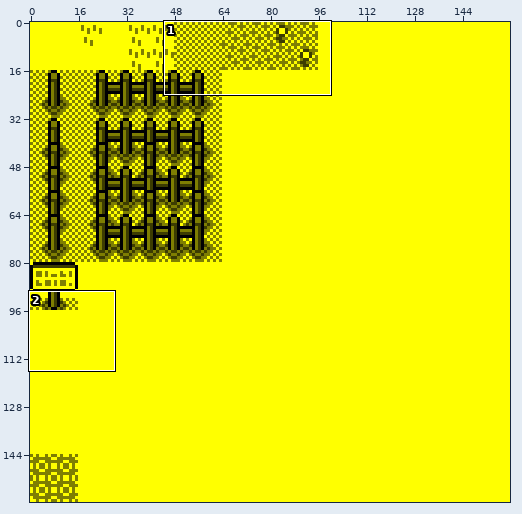
Two versions of one sprite sheet, assets/texture/topdown_tileset.png. The first picture is a wide view before the edit; the outline marks the close-up.
Close-up. As it was:
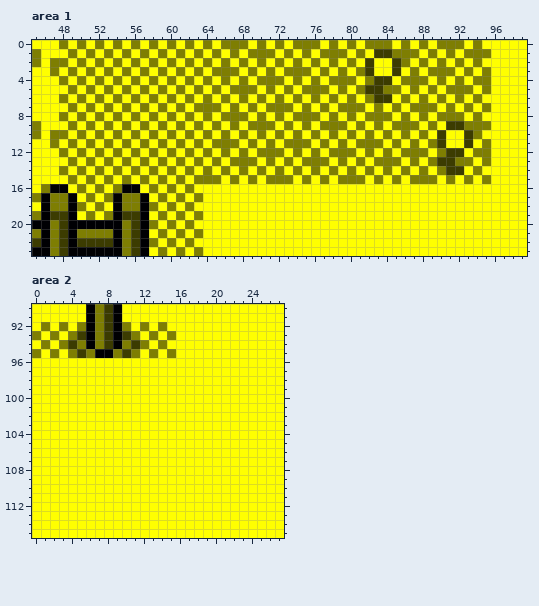
The file is 160x160 pixels. Shown: area 1: x 45..99, y 0..23; area 2: x 0..27, y 90..115.
Once edited:
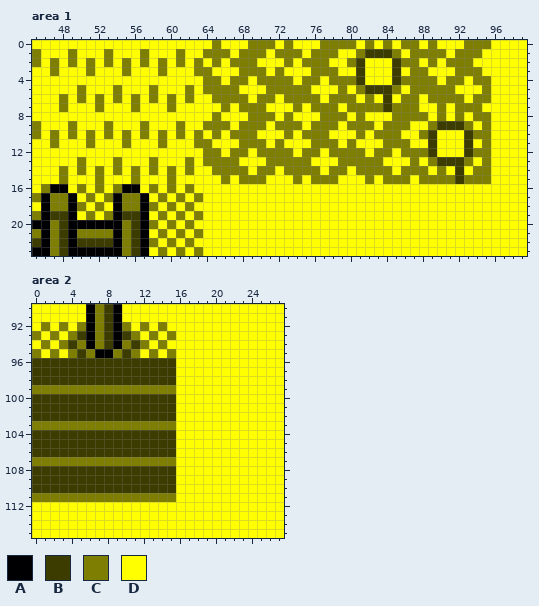
Palette (. is transparent): A #000003  B #3c3c01  C #7e7e02  D #ffff00
Change:
--- area 1
@@ x 45..99 @@
- 0 DDDCDCDCDCDCDCDCDCDCDCCCDCDCDCCCDCDCDCCCDCDCDCCCDCDDDDD
- 1 CDDDCDCDCDCDCDCDCDCDCDCDCCCDCDCDCCCDCDBBCCCDCDCDCCCDDDD
- 2 CDCCDCDCDCDCDCDCDCDCDCDCDCDCDCDCDCDCDBDDBCDCDCDCDCDDDDD
- 3 DDCDCDCDCDCDCDCDCDCDCCCDCDCDCCCDCDCDCBDDBDCDCCCDCDCDDDD
- 4 DDDCDCDCDCDCDCDCDCDCDCDCDCCCDCDCDCCCDCBBDCCCDCDCDCCDDDD
- 5 DDDDCDCDCDCDCDCDCDCDCDCCCDCDCDCCCDCDCBBCCDCDCDCCCDCDDDD
- 6 DDDCDCDCDCDCDCDCDCDCDCDCDCDCDCDCDCDCDCBBDCDCDCDCDCDDDDD
- 7 DDDDCDCDCDCDCDCDCDCCCDCDCDCCCDCDCDCCCDCDCDCCCDCDCDCDDDD
- 8 DDDCDCDCDCDCDCDCDCDCDCCCDCDCDCCCDCDCDCCCDCDCDCCCDCDDDDD
- 9 CDDDCDCDCDCDCDCDCDCDCDCDCCCDCDCDCCCDCDCDCCCDCDBBCCCDDDD
-10 CDCCDCDCDCDCDCDCDCDCDCDCDCDCDCDCDCDCDCDCDCDCDBDDBCDDDDD
-11 DDCDCDCDCDCDCDCDCDCDCCCDCDCDCCCDCDCDCCCDCDCDCBDDBDCDDDD
-12 DDDCDCDCDCDCDCDCDCDCDCDCDCCCDCDCDCCCDCDCDCCCDCBBDCCDDDD
-13 DDDDCDCDCDCDCDCDCDCDCDCCCDCDCDCCCDCDCDCCCDCDCBBCCDCDDDD
-14 DDDCDCDCDCDCDCDCDCDCDCDCDCDCDCDCDCDCDCDCDCDCDCBBDCDDDDD
-15 DDDDCDCDCDCDCDCDCDCCCDCDCDCCCDCDCDCCCDCDCDCCCDCDCDCDDDD
+ 0 DDDDDDDDDDDDDDDDDDDDCDDDCCCDCDDDCCCCDCDCDCCDCDDDCCCDDDD
+ 1 CDDDCDDDCDDDCDDDCDDCCCDCCCDCCCDCCCDDCBBBCDCCCCDCCCDDDDD
+ 2 CDCDCDCDCDCDCDCDCDCDCDCCCDDDCDCCCDDCBDDDBCCDCDCCCDDDDDD
+ 3 DDCDDDCDDDCDDDCDDDCCDDDCCCDCDDDCCCDDBDDDBDCCDDDCCCDDDDD
+ 4 DDDDDDDDDDDDDDDDDDDCCDCCDCCCCDCCDCCCBDDDBCCCCDCCDCCDDDD
+ 5 DDDDDCDDDCDDDCDDDCDCCCCDDDCCCCCDDDCDCBBBCDCCCCCDDDCDDDD
+ 6 DDDCDCDCDCDCDCDCDCDDCCCCDCCDCCCCDCCCDCDBDCCDCCCCDCCDDDD
+ 7 DDDCDDDCDDDCDDDCDDDDDCDCCCDDDCDCCCDCCCCBCCCDDCDCCCDDDDD
+ 8 DDDDDDDDDDDDDDDDDDDDCDDDCCCDCDDDCCCDCDDDCCCCDCDCDCCDDDD
+ 9 CDDDCDDDCDDDCDDDCDDCCCDCCCDCCCDCCCDCCCDCCCDDCBBBCDCDDDD
+10 CDCDCDCDCDCDCDCDCDCDCDCCCDDDCDCCCDDDCDCCCDDCBDDDBCCDDDD
+11 DDCDDDCDDDCDDDCDDDCCDDDCCCDCDDDCCCDCDDDCCCDDBDDDBDCDDDD
+12 DDDDDDDDDDDDDDDDDDDCCDCCDCCCCDCCDCCCCDCCDCCCBDDDBCCDDDD
+13 DDDDDCDDDCDDDCDDDCDCCCCDDDCCCCCDDDCCCCCDDDCDCBBBCDCDDDD
+14 DDDCDCDCDCDCDCDCDCDDCCCCDCCDCCCCDCCDCCCCDCCCDCDBDCCDDDD
+15 DDDCDDDCDDDCDDDCDDDDDCDCCCDDDCDCCCDDDCDCCCDCCCCBCCCDDDD
 16 DCAADCDCDCAADCDCDCDDDDDDDDDDDDDDDDDDDDDDDDDDDDDDDDDDDDD
--- area 2
@@ x 0..17 @@
  95 CDCDCBCAACBCDCDCDD
- 96 DDDDDDDDDDDDDDDDDD
- 97 DDDDDDDDDDDDDDDDDD
- 98 DDDDDDDDDDDDDDDDDD
- 99 DDDDDDDDDDDDDDDDDD
-100 DDDDDDDDDDDDDDDDDD
-101 DDDDDDDDDDDDDDDDDD
-102 DDDDDDDDDDDDDDDDDD
-103 DDDDDDDDDDDDDDDDDD
-104 DDDDDDDDDDDDDDDDDD
-105 DDDDDDDDDDDDDDDDDD
-106 DDDDDDDDDDDDDDDDDD
-107 DDDDDDDDDDDDDDDDDD
-108 DDDDDDDDDDDDDDDDDD
-109 DDDDDDDDDDDDDDDDDD
-110 DDDDDDDDDDDDDDDDDD
-111 DDDDDDDDDDDDDDDDDD
+ 96 BBBBBBBBBBBBBBBBDD
+ 97 BBBBBBBBBBBBBBBBDD
+ 98 BBBBBBBBBBBBBBBBDD
+ 99 CCCCCCCCCCCCCCCCDD
+100 BBBBBBBBBBBBBBBBDD
+101 BBBBBBBBBBBBBBBBDD
+102 BBBBBBBBBBBBBBBBDD
+103 CCCCCCCCCCCCCCCCDD
+104 BBBBBBBBBBBBBBBBDD
+105 BBBBBBBBBBBBBBBBDD
+106 BBBBBBBBBBBBBBBBDD
+107 CCCCCCCCCCCCCCCCDD
+108 BBBBBBBBBBBBBBBBDD
+109 BBBBBBBBBBBBBBBBDD
+110 BBBBBBBBBBBBBBBBDD
+111 CCCCCCCCCCCCCCCCDD
 112 DDDDDDDDDDDDDDDDDD
